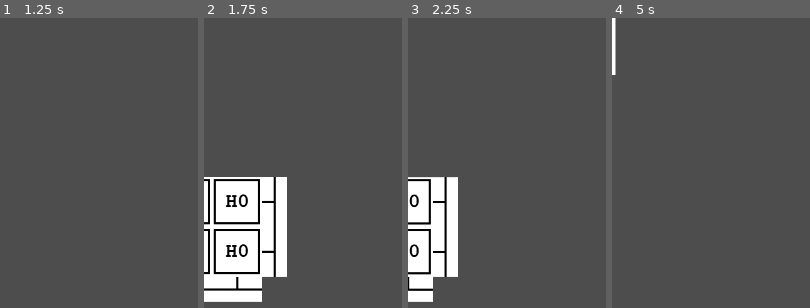
Above: before the commit, frames 1-4 (left to right).
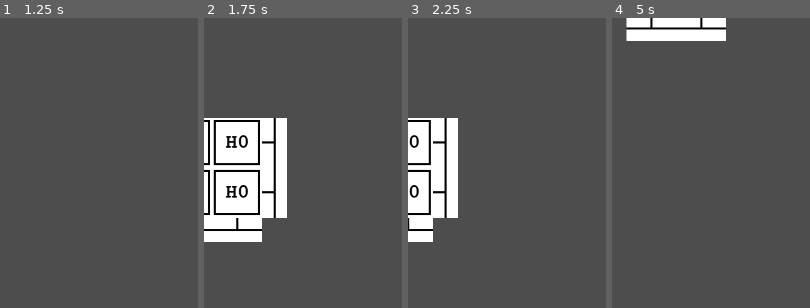
Above: after the commit, the same moments.

Repository: jokutdavid/windymob
Game: Godot game, scene res://Main.tscn
The game is run twice, just before and just after one commit, with the same random seed, the same clock (stepped at 60 frames per second) and the same inputs.
Inputs (mouse positions are in pixels of both pictures, inside the frame that each line leads up to):
- Up to frame 1 (1.25 s): tap Enter at 0.5 s; move the mouse to (outside the picture) at 0.52 s; hold Right (ui_right) from 0.53 s (still down); click (outside the picture) at 0.67 s
- Up to frame 2 (1.75 s): release Right (ui_right) at 1.25 s; drag from (outside the picture) to (outside the picture) at 1.27 s
- Up to frame 3 (2.25 s): move the mouse to (outside the picture) at 2.02 s; hold Right (ui_right) from 2.03 s (still down); click (outside the picture) at 2.17 s
- Up to frame 4 (5 s): release Right (ui_right) at 2.75 s; drag from (outside the picture) to (772, 174) at 2.77 s; tap Space at 3.5 s; move the mouse to (outside the picture) at 3.52 s; hold Left (ui_left) 3.53-4.25 s; click (outside the picture) at 3.67 s; drag from (772, 174) to (outside the picture) at 4.27 s

Frame 1 is identical in both runs. In frame 2, 19% of the frame differs, in the area x 0-42%, y 34-98%; in frame 3, 11%; in frame 4, 4.4%.

Commit message:
clamped camer movement to avoid leaving usable area

Diff:
--- a/Main.tscn
+++ b/Main.tscn
@@ -2,7 +2,7 @@
 
 [ext_resource type="PackedScene" uid="uid://bmolsem7whbtq" path="res://build_tile.tscn" id="1_ig7tw"]
 [ext_resource type="PackedScene" uid="uid://it2w44nxly1t" path="res://road_tile.tscn" id="2_0xm2m"]
-[ext_resource type="Script" uid="uid://cshywi32jjfji" path="res://camera_2d.gd" id="3_h2yge"]
+[ext_resource type="Script" uid="uid://cshywi32jjfji" path="res://scripts/camera_2d.gd" id="3_h2yge"]
 
 [node name="Root" type="Node2D"]
 
--- a/camera_2d.gd
+++ /dev/null
@@ -1,34 +0,0 @@
-extends Camera2D
-
-var scroll_speed = 400  # pixels per second
-
-var drag_pos = Vector2.ZERO
-var dragging: bool
-
-func _process(delta):
-	var input_vector = Vector2.ZERO
-	if Input.is_action_pressed("ui_right"):
-		input_vector.x += 1
-	if Input.is_action_pressed("ui_left"):
-		input_vector.x -= 1
-	if Input.is_action_pressed("ui_down"):
-		input_vector.y += 1
-	if Input.is_action_pressed("ui_up"):
-		input_vector.y -= 1
-
-	input_vector = input_vector.normalized()
-	position += input_vector * scroll_speed * delta
-
-	var mouse_pos = get_viewport().get_mouse_position()
-
-	if Input.is_mouse_button_pressed(MOUSE_BUTTON_LEFT):
-		if not dragging:
-			drag_pos = mouse_pos
-		dragging = true
-
-	elif not Input.is_mouse_button_pressed(MOUSE_BUTTON_LEFT):
-		dragging = false
-
-	if dragging:
-		position += (drag_pos - mouse_pos) * delta * 30
-		drag_pos = (drag_pos + mouse_pos) / 2
--- /dev/null
+++ b/scripts/camera_2d.gd
@@ -0,0 +1,44 @@
+extends Camera2D
+
+var scroll_speed = 400  # pixels per second
+
+var drag_pos = Vector2.ZERO
+var dragging: bool
+
+
+
+func _process(delta):
+	var new_pos = position
+
+	var input_vector = Vector2.ZERO # lets a vector and gives it direction based on input from the user
+	if Input.is_action_pressed("ui_right"):
+		input_vector.x += 1
+	if Input.is_action_pressed("ui_left"):
+		input_vector.x -= 1
+	if Input.is_action_pressed("ui_down"):
+		input_vector.y += 1
+	if Input.is_action_pressed("ui_up"):
+		input_vector.y -= 1
+
+	input_vector = input_vector.normalized() # noramlises the values, and applies them to position
+	new_pos += input_vector * scroll_speed * delta
+
+	var mouse_pos = get_viewport().get_mouse_position() # gets the mouse position in the viewport
+
+	if Input.is_mouse_button_pressed(MOUSE_BUTTON_LEFT): # sets dragging boolean, also sets drag origin
+		if not dragging:
+			drag_pos = mouse_pos
+		dragging = true
+
+	elif not Input.is_mouse_button_pressed(MOUSE_BUTTON_LEFT):
+		dragging = false
+
+	if dragging: # applies position change if draggingand incrementally resets drag origin
+		new_pos += (drag_pos - mouse_pos) * delta * 30
+		drag_pos = (drag_pos + mouse_pos) / 2
+
+
+	#at the end of frame makes sure that the viewport doesn't exit the usable frame
+	position.x = max(800, min(new_pos.x, 1500))
+	position.y = max(300, min(new_pos.y, 1500))
+	print(str(position.x) + ":" + str(position.y))
Renamed: camera_2d.gd.uid -> scripts/camera_2d.gd.uid
